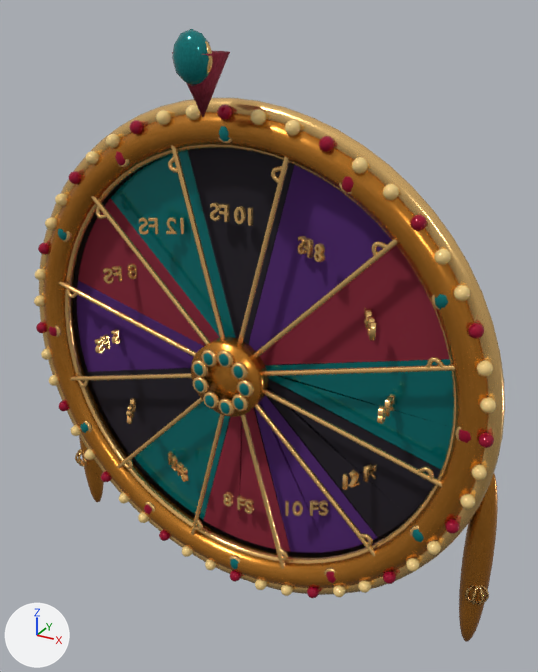
The glTF model public/assets/wheels/fortune-royale.glb as it was, and as the next commit left it.
Both versions are drawn from a 50 mm lens placed at (2.91, -4.95, 2.75), pointed at (0.23, -0.07, 0.31). Lighting does not change. The marker at lower left points along +X, +Y and +Z. The picture after the commit comes second. Where no turn or scale is listed for an object, it has been applied to the vertices.

In view in the first picture: 'Cast enamel segment 00', 'Cast enamel segment 01', 'Cast enamel segment 02', 'Cast enamel segment 03', 'Cast enamel segment 04', 'Cast enamel segment 05', 'Cast enamel segment 06', 'Cast enamel segment 07', 'Cast enamel segment 08', 'Cast enamel segment 09', 'Cast enamel segment 10', 'Cast enamel segment 11', 'Sculpted rotating filigree rings.001', 'Sculpted rotating filigree rings.002' and 133 more.
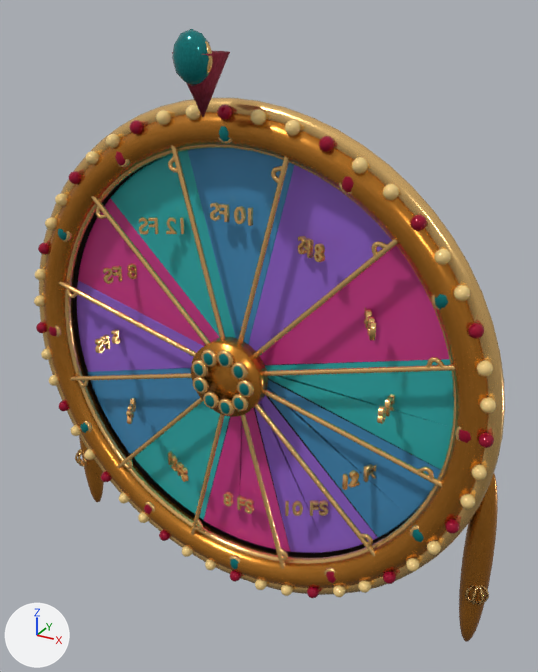
Pixel boxes (x1, y1, x2, y2) of what changed, in the pictures (538 x 672 px):
'Cast enamel segment 04', recoloured (lighter)
    both: (260, 246, 449, 365)
'Cast enamel segment 05', recoloured (lighter)
    both: (248, 165, 392, 351)
'Cast enamel segment 03', recoloured (lighter)
    both: (265, 359, 454, 470)
'Cast enamel segment 06', recoloured (black to blue)
    both: (188, 148, 294, 344)
'Cast enamel segment 02', recoloured (black to blue)
    both: (267, 380, 441, 537)
'Cast enamel segment 07', recoloured (lighter)
    both: (111, 150, 235, 338)
'Cast enamel segment 01', recoloured (lighter)
    both: (255, 395, 379, 553)
'Cast enamel segment 08', recoloured (lighter)
    both: (78, 198, 220, 346)
'Cast enamel segment 00', recoloured (lighter)
    both: (204, 408, 291, 552)
'Cast enamel segment 09', recoloured (lighter)
    both: (77, 280, 204, 372)
'Cast enamel segment 10', recoloured (black to blue)
    both: (88, 368, 200, 454)
'Cast enamel segment 11', recoloured (lighter)
    both: (134, 401, 230, 520)

The change, as a list of edits to the scene's bpy script:
```text
Change me_cast_enamel_segment_00:
    where me_cast_enamel_segment_00.from_pydata(...)  # 106 vertices, 198 faces; spans x -0.47..0.47, y -0.11..0.02, z -1.82..0.02
    remove me_cast_enamel_segment_00.materials.append(mat_03_crimson_patterned_velvet)  # picture img_albedo_03_crimson_patterned_velvet
    add me_cast_enamel_segment_00.materials.append(mat_wheel_enamel_ruby)  # pink #d63d8f
Change me_cast_enamel_segment_01:
    where me_cast_enamel_segment_01.from_pydata(...)  # 106 vertices, 198 faces; spans x 0.0..1.29, y -0.11..0.02, z -1.76..0.03
    remove me_cast_enamel_segment_01.materials.append(mat_05_amethyst_velvet)  # picture img_albedo_05_amethyst_velvet
    add me_cast_enamel_segment_01.materials.append(mat_wheel_enamel_royal_violet)  # purple #9c6ada
Change me_cast_enamel_segment_02:
    where me_cast_enamel_segment_02.from_pydata(...)  # 106 vertices, 198 faces; spans x 0.0..1.76, y -0.11..0.02, z -1.28..0.02
    remove me_cast_enamel_segment_02.materials.append(mat_07_dark_black_velvet)  # picture img_albedo_07_dark_black_velvet
    add me_cast_enamel_segment_02.materials.append(mat_wheel_enamel_midnight_sapphire)  # blue #4792c1
Change me_cast_enamel_segment_03:
    where me_cast_enamel_segment_03.from_pydata(...)  # 106 vertices, 198 faces; spans x 0.0..1.82, y -0.11..0.02, z -0.47..0.47
    remove me_cast_enamel_segment_03.materials.append(mat_14_emerald_gemstones)  # picture img_albedo_14_emerald_gemstones
    add me_cast_enamel_segment_03.materials.append(mat_wheel_enamel_enchanted_emerald)  # cyan #32b6b5
Change me_cast_enamel_segment_04:
    where me_cast_enamel_segment_04.from_pydata(...)  # 34 vertices, 62 faces; spans x 0.0..1.76, y -0.11..0.02, z 0.0..1.29
    remove me_cast_enamel_segment_04.materials.append(mat_03_crimson_patterned_velvet)  # picture img_albedo_03_crimson_patterned_velvet
    add me_cast_enamel_segment_04.materials.append(mat_wheel_enamel_ruby)  # pink #d63d8f
Change me_cast_enamel_segment_05:
    where me_cast_enamel_segment_05.from_pydata(...)  # 98 vertices, 182 faces; spans x 0.0..1.28, y -0.11..0.02, z 0.0..1.76
    remove me_cast_enamel_segment_05.materials.append(mat_05_amethyst_velvet)  # picture img_albedo_05_amethyst_velvet
    add me_cast_enamel_segment_05.materials.append(mat_wheel_enamel_royal_violet)  # purple #9c6ada
Change me_cast_enamel_segment_06:
    where me_cast_enamel_segment_06.from_pydata(...)  # 106 vertices, 198 faces; spans x -0.47..0.47, y -0.11..0.02, z 0.0..1.82
    remove me_cast_enamel_segment_06.materials.append(mat_07_dark_black_velvet)  # picture img_albedo_07_dark_black_velvet
    add me_cast_enamel_segment_06.materials.append(mat_wheel_enamel_midnight_sapphire)  # blue #4792c1
Change me_cast_enamel_segment_07:
    where me_cast_enamel_segment_07.from_pydata(...)  # 106 vertices, 198 faces; spans x -1.29..0.01, y -0.11..0.02, z 0.0..1.75
    remove me_cast_enamel_segment_07.materials.append(mat_14_emerald_gemstones)  # picture img_albedo_14_emerald_gemstones
    add me_cast_enamel_segment_07.materials.append(mat_wheel_enamel_enchanted_emerald)  # cyan #32b6b5
Change me_cast_enamel_segment_08:
    where me_cast_enamel_segment_08.from_pydata(...)  # 106 vertices, 198 faces; spans x -1.76..0.0, y -0.11..0.02, z 0.0..1.28
    remove me_cast_enamel_segment_08.materials.append(mat_03_crimson_patterned_velvet)  # picture img_albedo_03_crimson_patterned_velvet
    add me_cast_enamel_segment_08.materials.append(mat_wheel_enamel_ruby)  # pink #d63d8f
Change me_cast_enamel_segment_09:
    where me_cast_enamel_segment_09.from_pydata(...)  # 106 vertices, 198 faces; spans x -1.82..0.0, y -0.11..0.02, z -0.47..0.47
    remove me_cast_enamel_segment_09.materials.append(mat_05_amethyst_velvet)  # picture img_albedo_05_amethyst_velvet
    add me_cast_enamel_segment_09.materials.append(mat_wheel_enamel_royal_violet)  # purple #9c6ada
Change me_cast_enamel_segment_10:
    where me_cast_enamel_segment_10.from_pydata(...)  # 60 vertices, 112 faces; spans x -1.76..0.01, y -0.11..0.02, z -1.29..0.01
    remove me_cast_enamel_segment_10.materials.append(mat_07_dark_black_velvet)  # picture img_albedo_07_dark_black_velvet
    add me_cast_enamel_segment_10.materials.append(mat_wheel_enamel_midnight_sapphire)  # blue #4792c1
Change me_cast_enamel_segment_11:
    where me_cast_enamel_segment_11.from_pydata(...)  # 103 vertices, 191 faces; spans x -1.28..0.0, y -0.11..0.02, z -1.76..0.0
    remove me_cast_enamel_segment_11.materials.append(mat_14_emerald_gemstones)  # picture img_albedo_14_emerald_gemstones
    add me_cast_enamel_segment_11.materials.append(mat_wheel_enamel_enchanted_emerald)  # cyan #32b6b5
```
